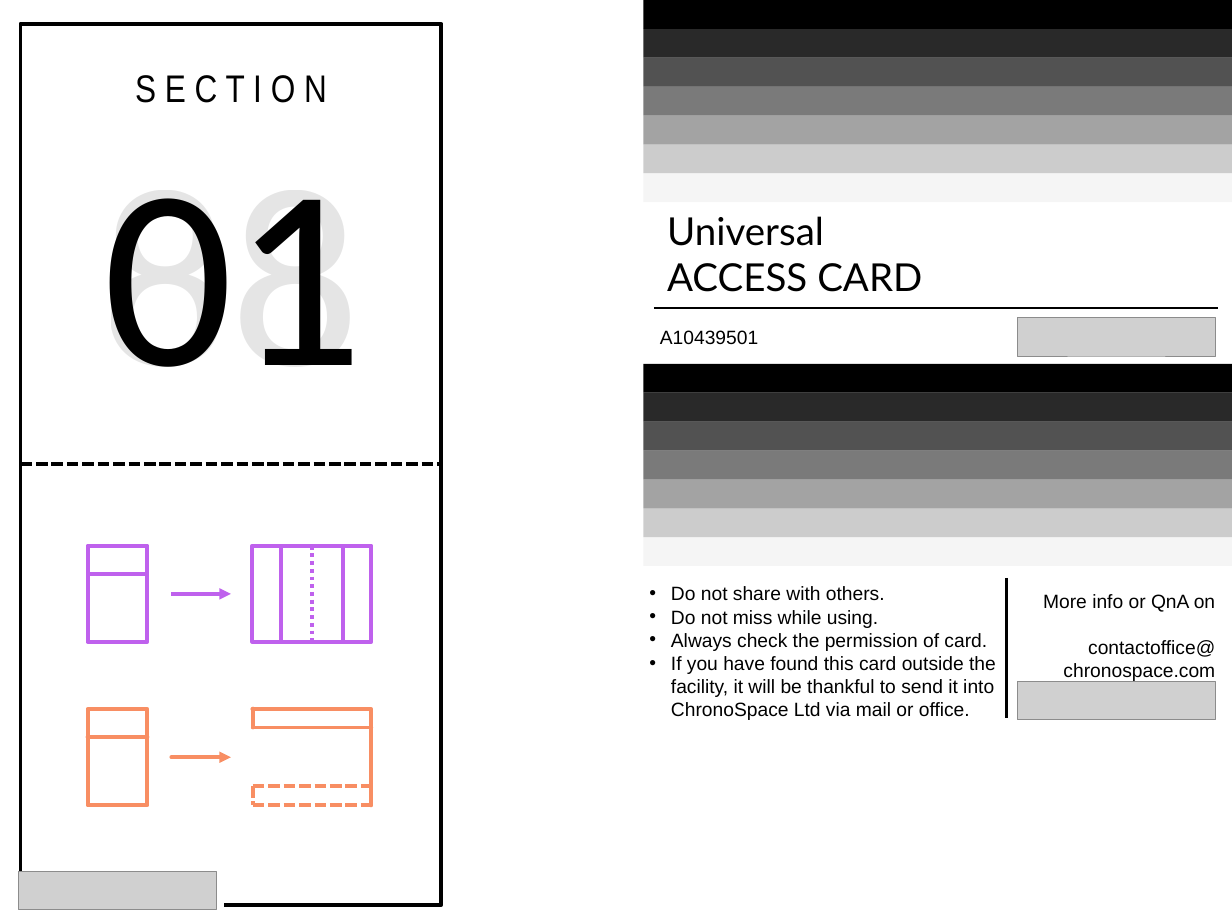
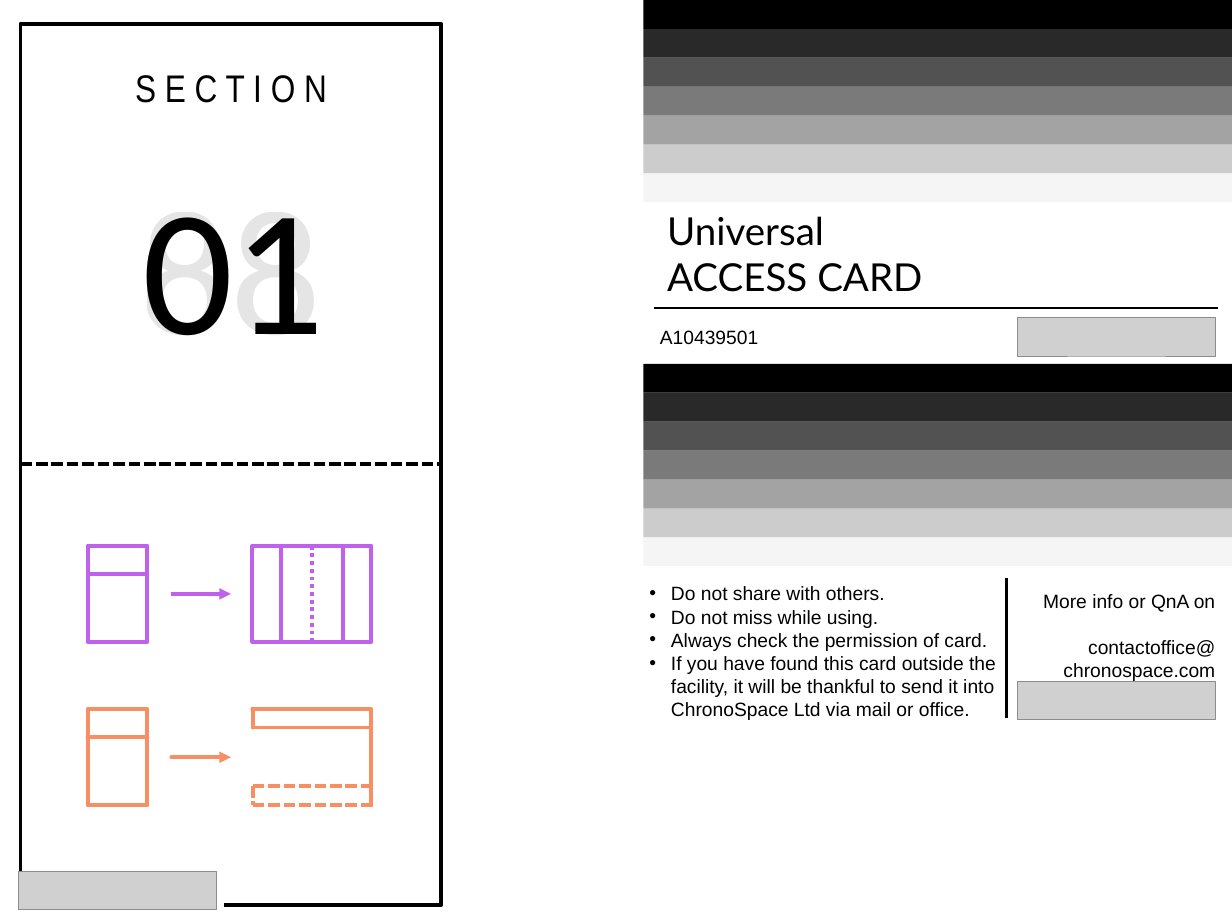
Before and after one commit to DevelopingEmpire/Chronospace_platformer, a slide deck: slide 2 of Assets/5_images/chronospace_logo.pptx. Drawn at 1232x924 pixels with LibreOffice and Linux fonts; fonts in the diff are those of the drawing; grey boxes stand for pictures. Boxes give left, top, right and bottom in pixels: in the first picture for what was removed or moved away, otherwise in the second. Text is boxed around its words. In the diff, an @@ line names an element or a change of style, - is before the commit and + after.

```diff
--- a/Assets/5_images/chronospace_logo.pptx
+++ b/Assets/5_images/chronospace_logo.pptx
@@ text "88" at bbox=[140, 217, 322, 336]: size 200 to 140 pt @@
@@ text "01" at bbox=[143, 217, 325, 336]: size 200 to 140 pt @@
```
Also in this commit, not shown: 2 other slides changed, 1 slide added.
